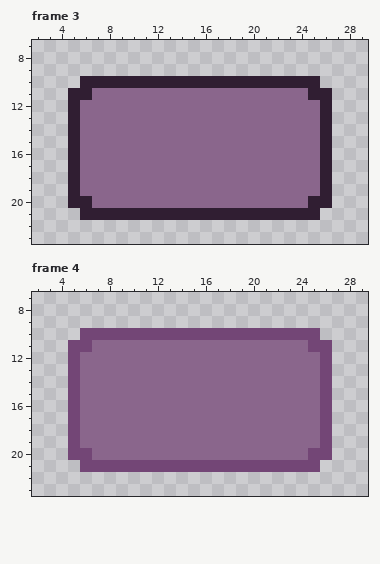
File history of a pixel-art file, Project Games/Project Mini Farm Simulator/Aseprite/season UI/spring/spring_sunny_UI.aseprite. Above: the version before the commit.
32x32 pixels, 6 frames. Shown: frame 3: x 2..29, y 7..23; frame 4: x 2..29, y 7..23. The commit also changed other frames, which this record leaves out.
The result:
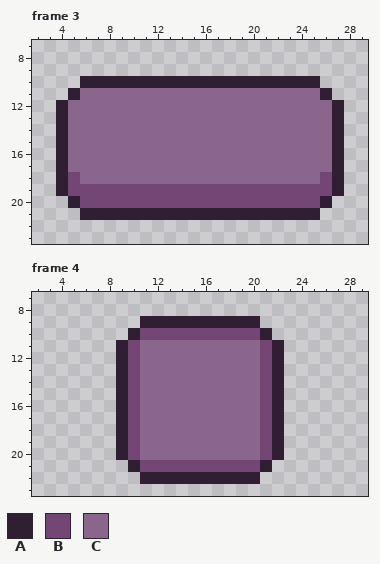
Palette (. is transparent): A #301e32  B #734676  C #8a668c
Changes in this commit:
Frame 3:
y 11: x 6 A -> C; x 25 A -> C
y 12..17: x 4..5 .A -> AC; x 26..27 A. -> CA
y 18: x 4..5 .A -> AB; x 26..27 A. -> BA
y 19: x 4..27 .ACCCCCCCCCCCCCCCCCCCCA. -> ABBBBBBBBBBBBBBBBBBBBBBA
y 20: x 6..25 ACCCCCCCCCCCCCCCCCCA -> BBBBBBBBBBBBBBBBBBBB
Frame 4:
y 9: x 11..20 .......... -> AAAAAAAAAA
y 10: x 6..10 BBBBB -> ....A; x 21..25 BBBBB -> A....
y 11: x 5..10 BBCCCC -> ....AB; x 21..26 CCCCBB -> BA....
y 12..19: x 5..10 BCCCCC -> ....AB; x 21..26 CCCCCB -> BA....
y 20: x 5..10 BBCCCC -> ....AB; x 21..26 CCCCBB -> BA....
y 21: x 6..10 BBBBB -> ....A; x 21..25 BBBBB -> A....
y 22: x 11..20 .......... -> AAAAAAAAAA
Boxes around the changes in both pictures, in picture pixels (x1, y1, x2, y2):
changed: (56, 88, 344, 208)
changed: (68, 316, 332, 484)
